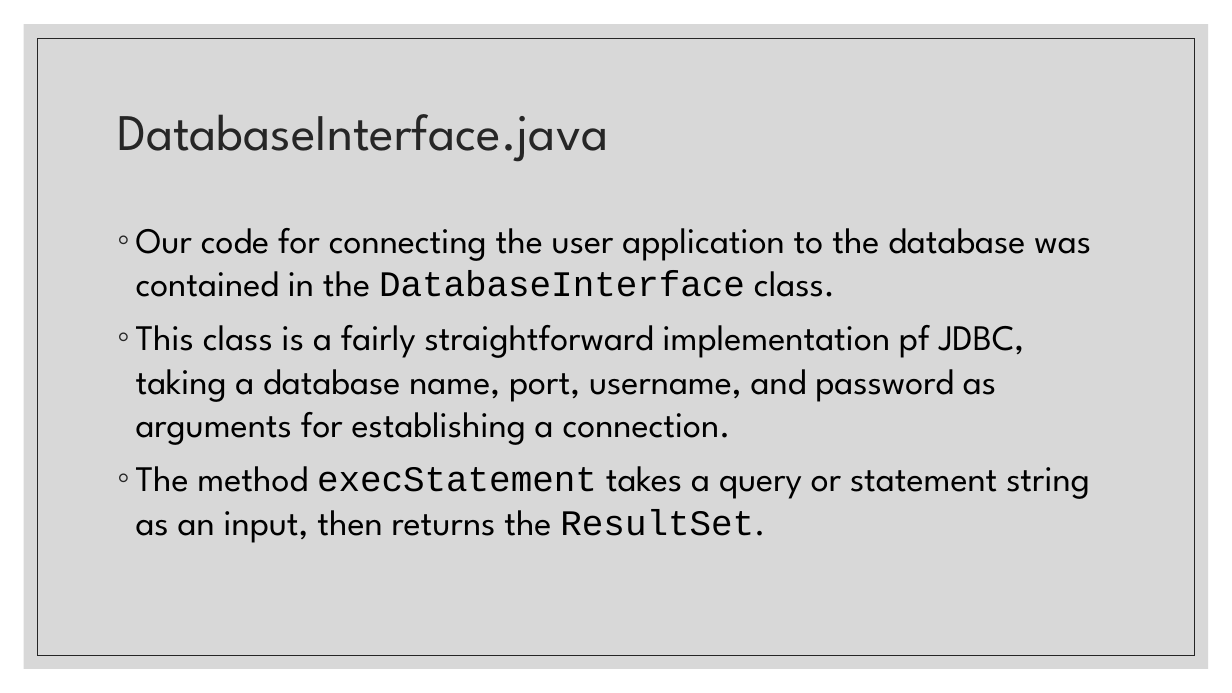
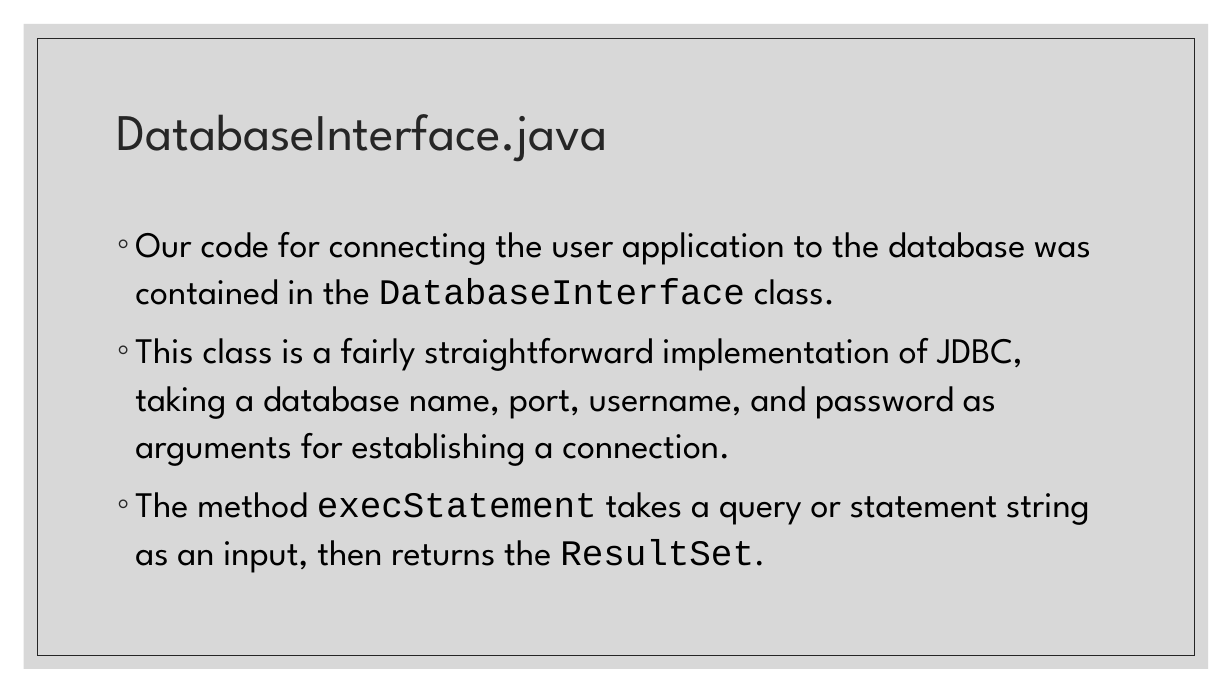
Before and after one commit to COMP-6120/FinalProject, a slide deck: slide 8 of Presentation.pptx. Drawn at 1232x693 pixels with LibreOffice and Linux fonts; fonts in the diff are those of the drawing. Boxes give left, top, right and bottom in pixels: in the first picture for what was removed or moved away, otherwise in the second. Text is boxed around its words. In the diff, an @@ line names an element or a change of style, - is before the commit and + after.

Commit message:
fixed a few typos on Presentation

```diff
--- a/Presentation.pptx
+++ b/Presentation.pptx
@@ text at <box>135,232,1091,573</box>: line spacing 1 to 1.1 @@
@@ text at <box>135,338,1023,466</box>: text changed @@
-◦ This class is a fairly straightforward implementation pf JDBC, taking a database name, port, username, and password as arguments for establishing a connection.
+◦ This class is a fairly straightforward implementation of JDBC, taking a database name, port, username, and password as arguments for establishing a connection.
```
Also in this commit, not shown: 5 other slides changed.
